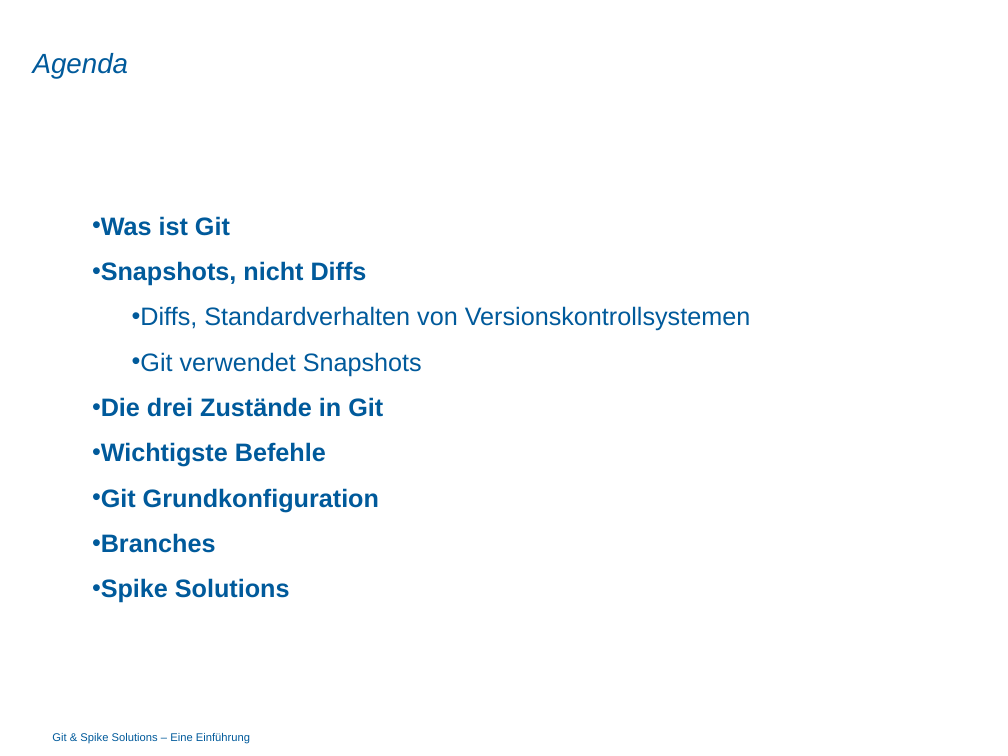
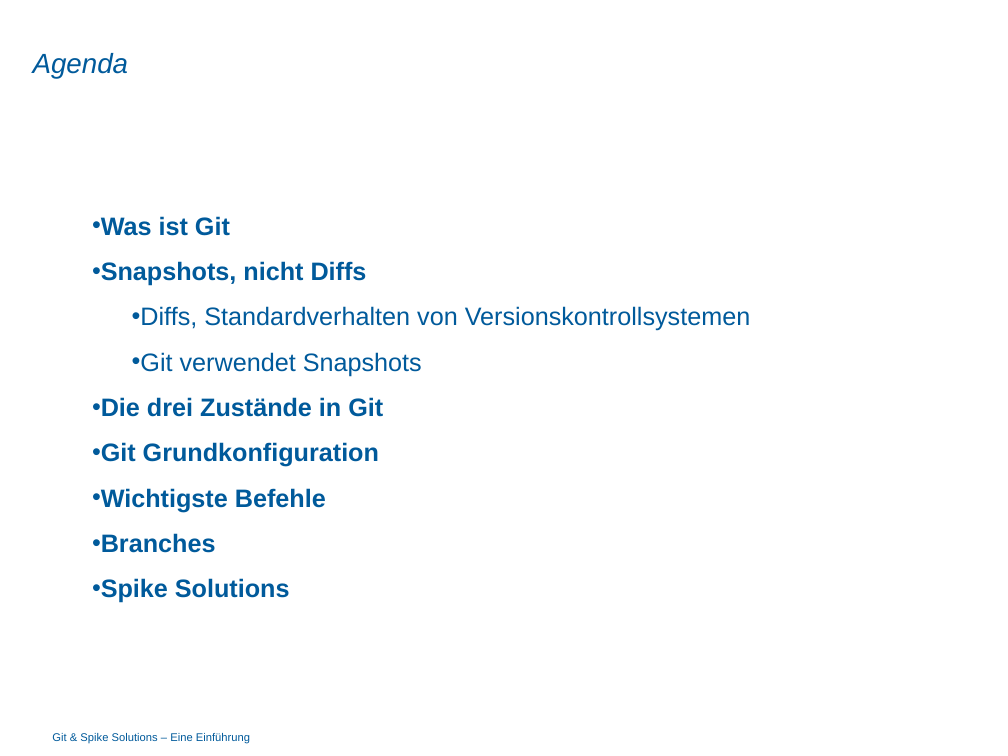
Before and after one commit to dot5343/TestRep, a slide deck: slide 2 of git_vortrag.pptx. Drawn at 1008x756 pixels with LibreOffice and Linux fonts; fonts in the diff are those of the drawing; background and template pictures are left out. Boxes give left, top, right and bottom in pixels: in the first picture for what was removed or moved away, otherwise in the second. Text is boxed around its words. In the diff, an @@ line names an element or a change of style, - is before the commit and + after.

```diff
--- a/git_vortrag.pptx
+++ b/git_vortrag.pptx
@@ text at bbox=[101, 442, 379, 467]: paragraph added @@
+• Git Grundkonfiguration
@@ text at bbox=[101, 488, 379, 512]: paragraph removed @@
-• Git Grundkonfiguration
```
Also in this commit, not shown: 13 other slides changed, 1 slide removed.
